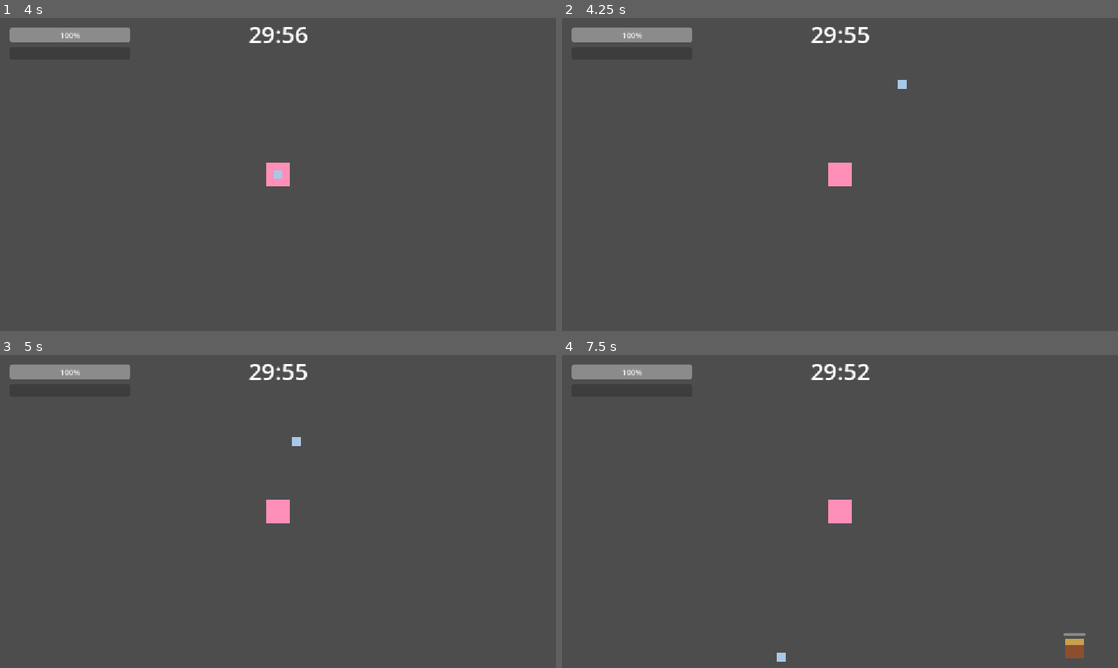
Above: before the commit, frames 1-4 (two rows, left to right).
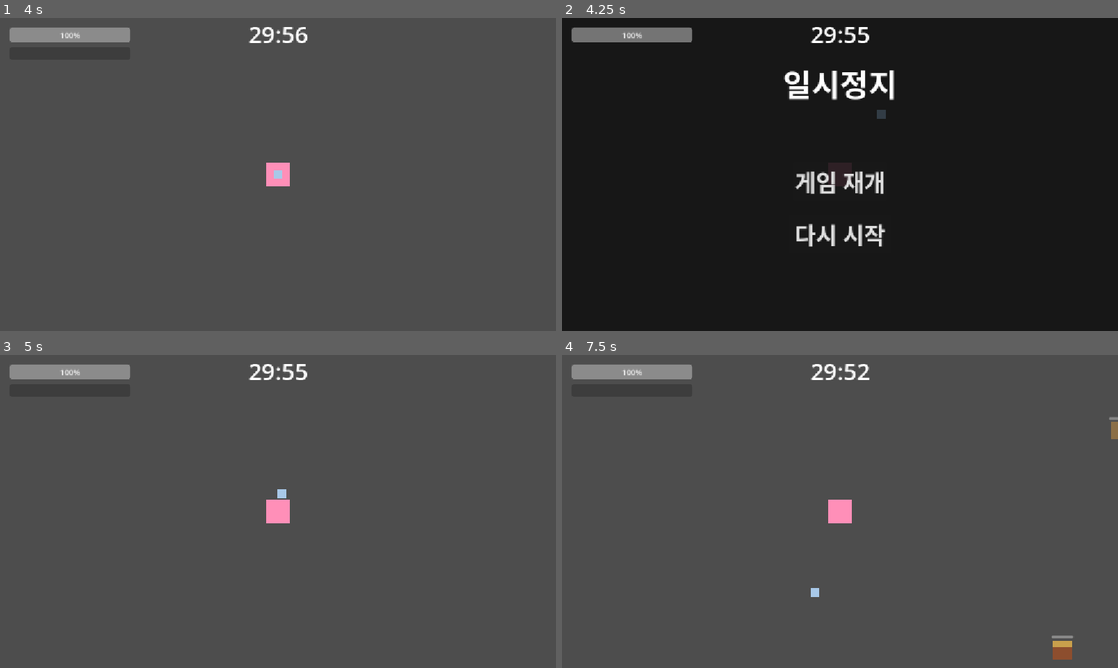
Above: after the commit, the same moments.

Repository: Nerpim/dalhae-survivors
Game: Godot game, scene res://main.tscn
Two runs of this game, one before a commit and one after it. Both use one fixed random seed, a clock stepped at 60 frames per second and the inputs below.
Inputs (mouse positions are in pixels of both pictures, inside the frame that each line leads up to):
- Up to frame 1 (4 s): tap Enter at 0.5 s; hold Right (ui_right) 0.53-1.28 s; hold Down (ui_down) 1.28-2.03 s; tap Space at 2 s; hold Right (ui_right) 2.03-2.78 s; hold Up (ui_up) 2.78-3.53 s; hold Left (ui_left) from 3.53 s (still down)
- Up to frame 2 (4.25 s): keep holding Left (ui_left); tap Escape (pause, bound only after the commit) at 4.15 s
- Up to frame 3 (5 s): release Left (ui_left) at 4.25 s; click (278, 517) at 4.25 s, where only the run after the commit has a clickable "게임 재개"
- Up to frame 4 (7.5 s): hold Left (ui_left) 5.03-5.78 s; hold Down (ui_down) 5.78-6.53 s; hold Right (ui_right) 6.53-7.28 s; hold Up (ui_up) from 7.28 s (still down)

Frame 1 is identical in both runs. In frame 2, 99% of the frame differs, in the area x 0-100%, y 0-100%; in frame 3, less than 0.1%; in frame 4, 0.5%.

Commit message:
일시정지 기능 추가 (ESC로 일시정지, 버튼으로 재개)

Diff:
--- a/main.tscn
+++ b/main.tscn
@@ -14,6 +14,7 @@
 [ext_resource type="PackedScene" uid="uid://bk8le7vn4fi3i" path="res://game_over_screen.tscn" id="9_074og"]
 [ext_resource type="Script" uid="uid://08ojwob8pwlv" path="res://ninja_spawner.gd" id="9_kek77"]
 [ext_resource type="PackedScene" uid="uid://bwstddhahwjdw" path="res://ninja_squad.tscn" id="10_4c57u"]
+[ext_resource type="PackedScene" uid="uid://be4kdgblt2o5g" path="res://pause_screen.tscn" id="10_074og"]
 [ext_resource type="PackedScene" uid="uid://b36lp27h6shpc" path="res://warrior_kkomak.tscn" id="10_dg77c"]
 [ext_resource type="PackedScene" uid="uid://bpr4s3f6cq4jc" path="res://fat_kkomak.tscn" id="11_ycdy4"]
 [ext_resource type="PackedScene" uid="uid://ccr6vp411nfv" path="res://boss_kkomak.tscn" id="13_vivmo"]
@@ -30,6 +31,9 @@
 autostart = true
 
 [node name="HUD" type="CanvasLayer" parent="." unique_id=1740125502]
+
+[node name="PauseScreen" parent="HUD" unique_id=787220022 groups=["pause_screen"] instance=ExtResource("10_074og")]
+process_mode = 2
 
 [node name="HPBar" type="ProgressBar" parent="HUD" unique_id=1279349296]
 offset_left = 20.0
--- /dev/null
+++ b/pause_screen.gd
@@ -0,0 +1,28 @@
+extends Control
+
+@onready var resume_button: Button = $ResumeButton
+@onready var restart_button: Button = $RestartButton
+
+func _ready() -> void:
+	process_mode = Node.PROCESS_MODE_WHEN_PAUSED
+	resume_button.pressed.connect(_on_resume_pressed)
+	restart_button.pressed.connect(_on_restart_pressed)
+	hide()
+
+func show_pause() -> void:
+	# 게임 오버/클리어 화면이 떠있으면 일시정지 불가
+	var game_over = get_tree().get_first_node_in_group("game_over_screen")
+	var clear = get_tree().get_first_node_in_group("stage_clear_screen")
+	if (game_over and game_over.visible) or (clear and clear.visible):
+		return
+
+	get_tree().paused = true
+	show()
+
+func _on_resume_pressed() -> void:
+	get_tree().paused = false
+	hide()
+
+func _on_restart_pressed() -> void:
+	get_tree().paused = false
+	get_tree().reload_current_scene()
--- /dev/null
+++ b/pause_screen.tscn
@@ -0,0 +1,67 @@
+[gd_scene format=3 uid="uid://be4kdgblt2o5g"]
+
+[ext_resource type="Script" uid="uid://dsha2nh3bioc4" path="res://pause_screen.gd" id="1_gkx8r"]
+
+[node name="PauseScreen" type="Control" unique_id=787220022]
+layout_mode = 3
+anchors_preset = 15
+anchor_right = 1.0
+anchor_bottom = 1.0
+grow_horizontal = 2
+grow_vertical = 2
+script = ExtResource("1_gkx8r")
+
+[node name="DimBackground" type="ColorRect" parent="." unique_id=1797312773]
+layout_mode = 1
+anchors_preset = 15
+anchor_right = 1.0
+anchor_bottom = 1.0
+grow_horizontal = 2
+grow_vertical = 2
+color = Color(0, 0, 0, 0.7019608)
+
+[node name="Title" type="Label" parent="." unique_id=280735711]
+layout_mode = 1
+anchors_preset = 5
+anchor_left = 0.5
+anchor_right = 0.5
+offset_left = -128.0
+offset_top = 88.0
+offset_right = 128.0
+offset_bottom = 177.0
+grow_horizontal = 2
+theme_override_font_sizes/font_size = 64
+text = "일시정지"
+horizontal_alignment = 1
+
+[node name="ResumeButton" type="Button" parent="." unique_id=1230801253]
+layout_mode = 1
+anchors_preset = 8
+anchor_left = 0.5
+anchor_top = 0.5
+anchor_right = 0.5
+anchor_bottom = 0.5
+offset_left = -52.0
+offset_top = -23.5
+offset_right = 52.0
+offset_bottom = 51.5
+grow_horizontal = 2
+grow_vertical = 2
+theme_override_font_sizes/font_size = 48
+text = "게임 재개"
+
+[node name="RestartButton" type="Button" parent="." unique_id=472653040]
+layout_mode = 1
+anchors_preset = 8
+anchor_left = 0.5
+anchor_top = 0.5
+anchor_right = 0.5
+anchor_bottom = 0.5
+offset_left = -106.0
+offset_top = 85.0
+offset_right = 106.0
+offset_bottom = 161.0
+grow_horizontal = 2
+grow_vertical = 2
+theme_override_font_sizes/font_size = 48
+text = "다시 시작"
--- a/player.gd
+++ b/player.gd
@@ -78,6 +78,12 @@
 
 	check_enemy_collision()
 
+func _input(event: InputEvent) -> void:
+	if event.is_action_pressed("pause"):
+		var pause_screen = get_tree().get_first_node_in_group("pause_screen")
+		if pause_screen and not pause_screen.visible:
+			pause_screen.show_pause()
+
 func check_enemy_collision() -> void:
 	if is_invincible:
 		return
@@ -132,7 +138,7 @@
 
 	flash_level_up()
 	level_up.emit(level)
-	GameManager.on_player_level_up(level)  # 추가
+	GameManager.on_player_level_up(level)
 	print("레벨 업! Lv.", level)
 
 	# 레벨업 선택지 띄우기
@@ -209,7 +215,7 @@
 
 func die() -> void:
 	died.emit()
-	GameManager.on_player_died()  # 추가
+	GameManager.on_player_died()
 	print("Game Over!")
 
 	# 게임오버 화면 표시
--- a/project.godot
+++ b/project.godot
@@ -23,6 +23,14 @@
 
 window/stretch/mode="canvas_items"
 
+[input]
+
+pause={
+"deadzone": 0.2,
+"events": [Object(InputEventKey,"resource_local_to_scene":false,"resource_name":"","device":-1,"window_id":0,"alt_pressed":false,"shift_pressed":false,"ctrl_pressed":false,"meta_pressed":false,"pressed":false,"keycode":0,"physical_keycode":4194305,"key_label":0,"unicode":0,"location":0,"echo":false,"script":null)
+]
+}
+
 [physics]
 
 3d/physics_engine="Jolt Physics"
Not shown, added: pause_screen.gd.uid
